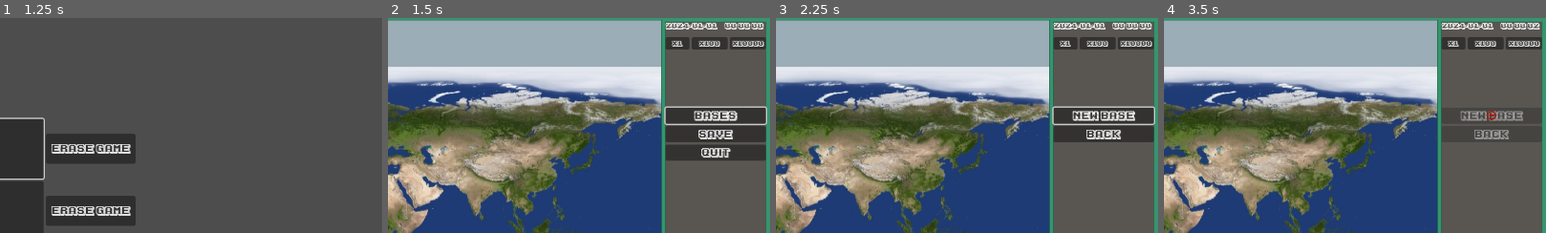
Above: before the commit, frames 1-4 (left to right).
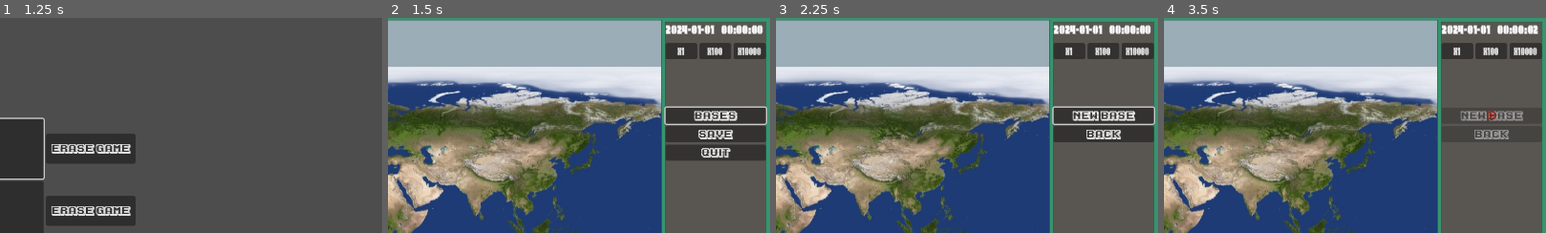
Above: after the commit, the same moments.

Repository: mmyumu/OVNI-godot
Game: Godot game, scene res://menu.tscn
Same seed, same stepped clock (60 frames per second), same inputs: the game is played once before the commit and once after it.
Inputs (mouse positions are % of the whole screen's width and height, from its top left):
- Up to frame 1 (1.25 s): click "Start" at 0.5 s
- Up to frame 2 (1.5 s): click (44, 30) at 1.27 s
- Up to frame 3 (2.25 s): click "Bases" at 2 s
- Up to frame 4 (3.5 s): click "New base" at 2.75 s
The pictures show only the part of the screen within x 50-100%, y 0-50%; the shares and areas given below are measured in that part.

Frame 1 is identical in both runs. In frame 2, 3.2% of the frame differs, in the area x 72-99%, y 2-20%; in frame 3, 3.2%; in frame 4, 3.2%.

Commit message:
Add fonts for clock

Diff:
--- a/global/clock.tscn
+++ b/global/clock.tscn
@@ -1,8 +1,9 @@
-[gd_scene load_steps=4 format=3 uid="uid://bwrmmci14rhu6"]
+[gd_scene load_steps=5 format=3 uid="uid://bwrmmci14rhu6"]
 
 [ext_resource type="Script" path="res://global/clock.gd" id="1_kp3xb"]
-[ext_resource type="FontFile" uid="uid://cu1gycbn7rgh1" path="res://fonts/ka1.ttf" id="1_xct01"]
+[ext_resource type="FontFile" uid="uid://chqqcvfcsa8fu" path="res://fonts/shogunate/ShogunateAcademy-vm3lZ.otf" id="3_g2qh6"]
 [ext_resource type="PackedScene" uid="uid://cqkmpvwobj523" path="res://util/datetimer.tscn" id="3_qcehw"]
+[ext_resource type="FontFile" uid="uid://c1mgwsb6wtd8q" path="res://fonts/shogunate/ShogunateCondensed-nRxWY.otf" id="4_lf8e6"]
 
 [node name="Clock" type="Node2D"]
 script = ExtResource("1_kp3xb")
@@ -18,45 +19,49 @@
 layout_mode = 2
 
 [node name="DateLabel" type="Label" parent="VSplitContainer/TimerContainer"]
-custom_minimum_size = Vector2(95, 0)
+custom_minimum_size = Vector2(85, 0)
 layout_mode = 2
-theme_override_fonts/font = ExtResource("1_xct01")
-theme_override_font_sizes/font_size = 11
+size_flags_horizontal = 2
+theme_override_fonts/font = ExtResource("3_g2qh6")
+theme_override_font_sizes/font_size = 22
 text = "2023-01-01
 "
 
 [node name="TimeLabel" type="Label" parent="VSplitContainer/TimerContainer"]
-custom_minimum_size = Vector2(80, 0)
+custom_minimum_size = Vector2(70, 0)
 layout_mode = 2
-theme_override_fonts/font = ExtResource("1_xct01")
-theme_override_font_sizes/font_size = 11
+size_flags_horizontal = 6
+theme_override_fonts/font = ExtResource("3_g2qh6")
+theme_override_font_sizes/font_size = 22
 text = "00:00:00"
+horizontal_alignment = 1
 
 [node name="ButtonsContainer" type="HBoxContainer" parent="VSplitContainer"]
 layout_mode = 2
 
 [node name="x1Button" type="Button" parent="VSplitContainer/ButtonsContainer"]
-custom_minimum_size = Vector2(40, 0)
 layout_mode = 2
+size_flags_horizontal = 3
 focus_neighbor_right = NodePath("../x100Button")
-theme_override_fonts/font = ExtResource("1_xct01")
-theme_override_font_sizes/font_size = 10
+theme_override_fonts/font = ExtResource("4_lf8e6")
+theme_override_font_sizes/font_size = 18
 text = "x1"
 
 [node name="x100Button" type="Button" parent="VSplitContainer/ButtonsContainer"]
-custom_minimum_size = Vector2(60, 0)
 layout_mode = 2
+size_flags_horizontal = 3
 focus_neighbor_left = NodePath("../x1Button")
 focus_neighbor_right = NodePath("../x10000Button")
-theme_override_fonts/font = ExtResource("1_xct01")
-theme_override_font_sizes/font_size = 10
+theme_override_fonts/font = ExtResource("4_lf8e6")
+theme_override_font_sizes/font_size = 18
 text = "x100"
 
 [node name="x10000Button" type="Button" parent="VSplitContainer/ButtonsContainer"]
 layout_mode = 2
+size_flags_horizontal = 3
 focus_neighbor_left = NodePath("../x100Button")
-theme_override_fonts/font = ExtResource("1_xct01")
-theme_override_font_sizes/font_size = 10
+theme_override_fonts/font = ExtResource("4_lf8e6")
+theme_override_font_sizes/font_size = 18
 text = "x10000"
 
 [connection signal="pressed" from="VSplitContainer/ButtonsContainer/x1Button" to="." method="_on_x1_button_pressed"]
Binary file added: fonts/SolomonsKeyTrueTypeSmoose-3R8p.ttf
Not shown, added: fonts/SolomonsKeyTrueTypeSmoose-3R8p.ttf.import
Binary file added: fonts/shogunate/Shogunate-MVYep.otf
Not shown, added: fonts/shogunate/Shogunate-MVYep.otf.import
Binary file added: fonts/shogunate/Shogunate3D-K7B9W.otf
Not shown, added: fonts/shogunate/Shogunate3D-K7B9W.otf.import
Binary file added: fonts/shogunate/Shogunate3DItalic-2O7AW.otf
Not shown, added: fonts/shogunate/Shogunate3DItalic-2O7AW.otf.import
Binary file added: fonts/shogunate/ShogunateAcademy-vm3lZ.otf
Not shown, added: fonts/shogunate/ShogunateAcademy-vm3lZ.otf.import
Binary file added: fonts/shogunate/ShogunateAcademyItalic-lgZ0V.otf
Not shown, added: fonts/shogunate/ShogunateAcademyItalic-lgZ0V.otf.import
(and 38 more such lines)
